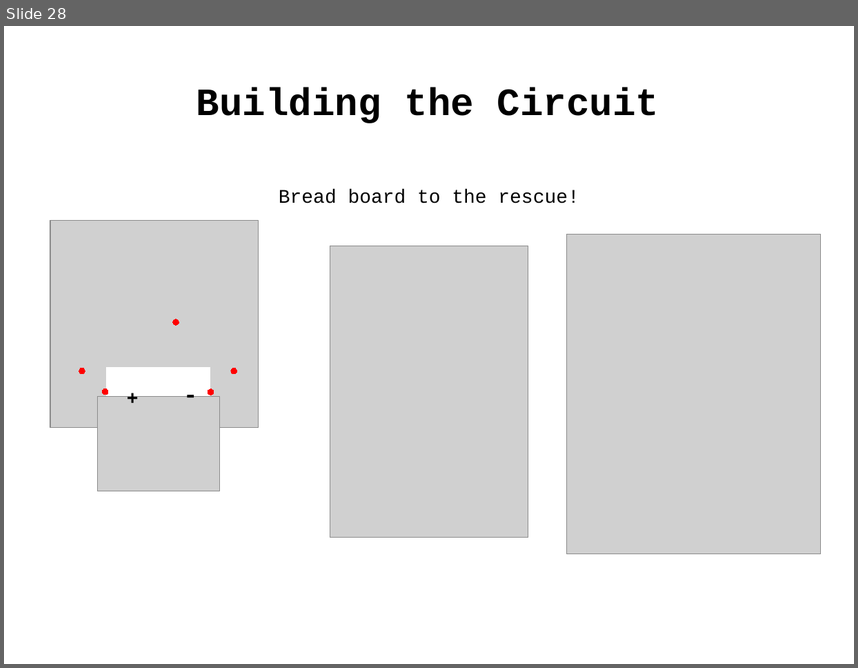
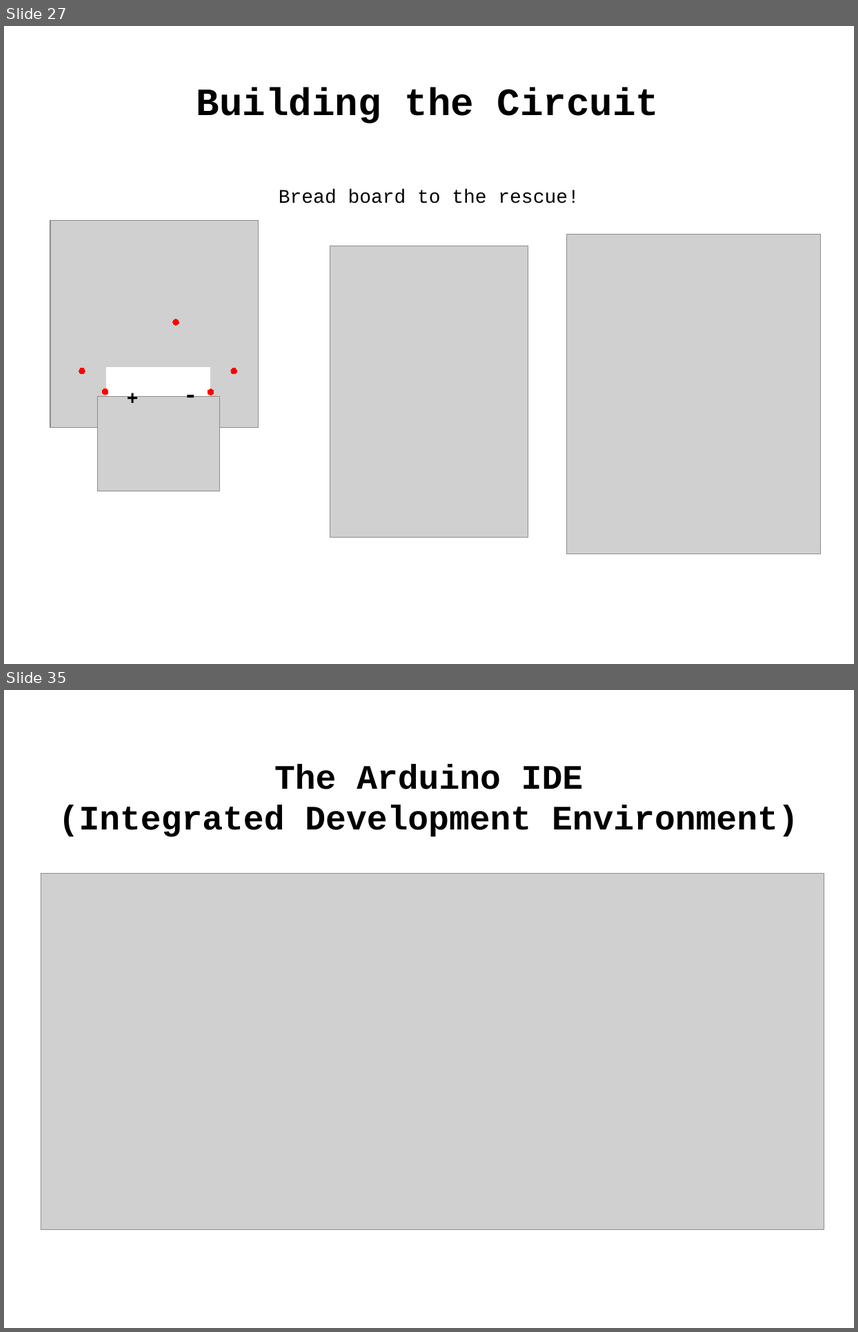
Before and after one commit to lovelandcreatorspace/presentations, a slide deck: arduino/101/raw/arduino101_slides.odp. Shown one above the other, each under a label of ours: slide 28 before the commit, slides 27 and 35 after it; the slides between them are not shown. The pictures are 858x668 and 858x1332 pixels, drawn with LibreOffice and Linux fonts; fonts in the diff are those of the drawing; grey boxes stand for pictures. Boxes give left, top, right and bottom in pixels: in the first picture for what was removed or moved away, otherwise in the second. Text is boxed around its words. In the diff, an @@ line names an element or a change of style, - is before the commit and + after.

```diff
--- a/arduino/101/raw/arduino101_slides.odp
+++ b/arduino/101/raw/arduino101_slides.odp
@@ slide 35 added at bbox=[4, 690, 854, 1328], background #FFFFFF @@
@@ text added at bbox=[59, 764, 799, 837], 32 pt, text #000000, bold @@
+The Arduino IDE
+(Integrated Development Environment)
@@ picture added at bbox=[41, 873, 824, 1229] @@
@@ what was slide 28 is now slide 27 @@
```
Also in this commit, not shown: 5 slides changed, 11 other slides added, 1 slide removed, 1 other file.
